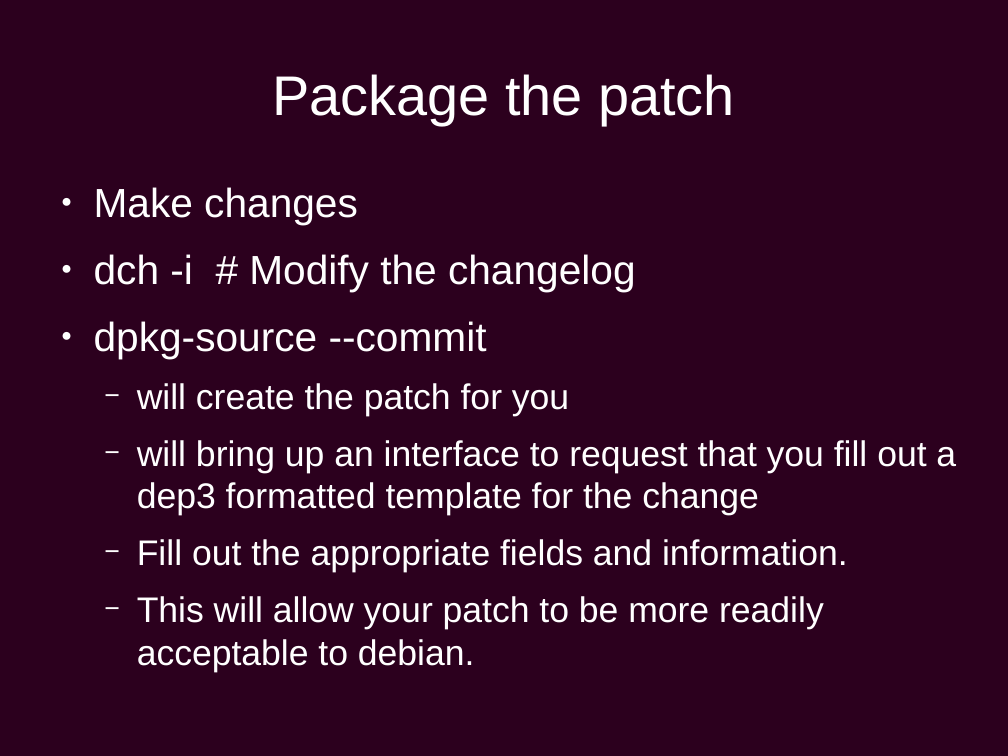
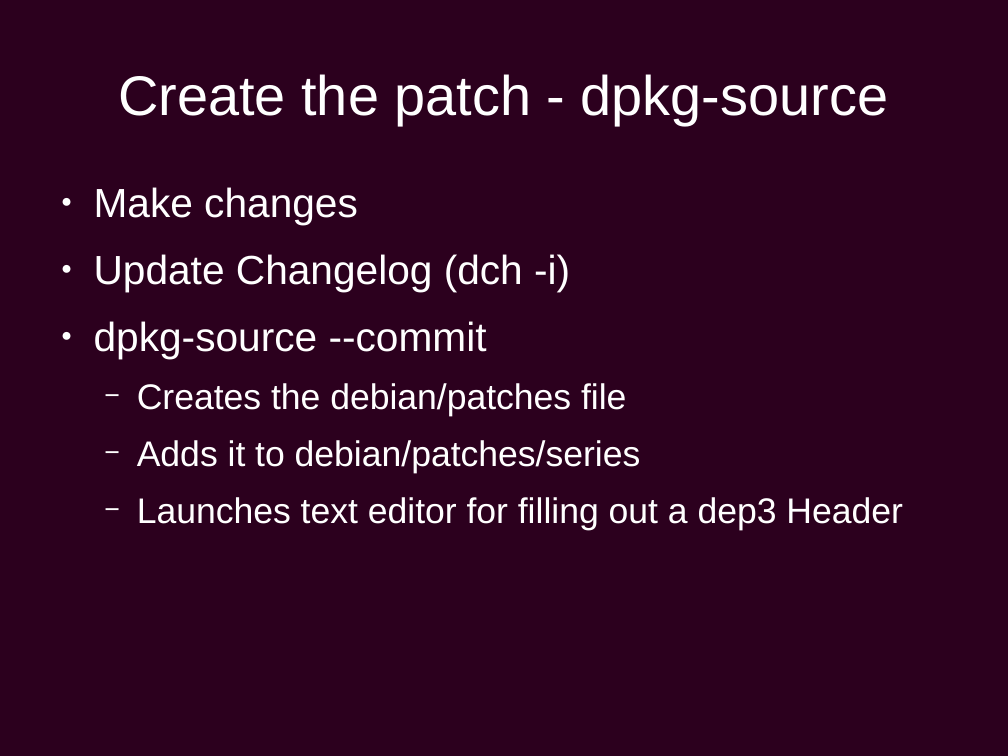
Before and after one commit to chiluk/presentations, a slide deck: slide 20 of Ubuntu Development.odp (slide 16 before the commit). Drawn at 1008x756 pixels with LibreOffice and Linux fonts; fonts in the diff are those of the drawing; background and template pictures are left out. Boxes give left, top, right and bottom in pixels: in the first picture for what was removed or moved away, otherwise in the second. Text is boxed around its words. In the diff, an @@ line names an element or a change of style, - is before the commit and + after.

```diff
--- a/Ubuntu Development.odp
+++ b/Ubuntu Development.odp
@@ title at (118,74,888,125): text changed @@
-Package the patch
+Create the patch - dpkg-source
@@ text at (94,254,570,291): text changed @@
-● dch -i # Modify the changelog
+● Update Changelog (dch -i)
@@ text at (137,383,903,530): text changed @@
-  − will create the patch for you
-  − will bring up an interface to request that you fill out a dep3 formatted template for the change
-  − Fill out the appropriate fields and information.
-  − This will allow your patch to be more readily acceptable to debian.
+  − Creates the debian/patches file
+  − Adds it to debian/patches/series
+  − Launches text editor for filling out a dep3 Header
```
Also in this commit, not shown: 23 other slides changed, 5 slides added.
